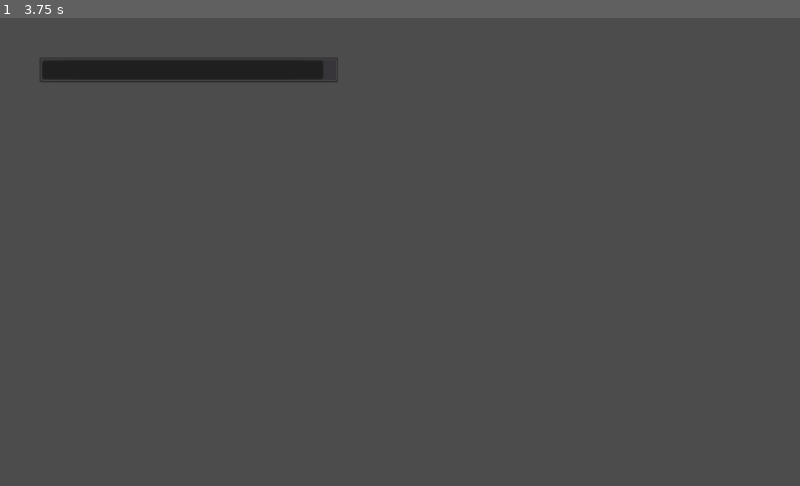
Above: before the commit, frame 1.
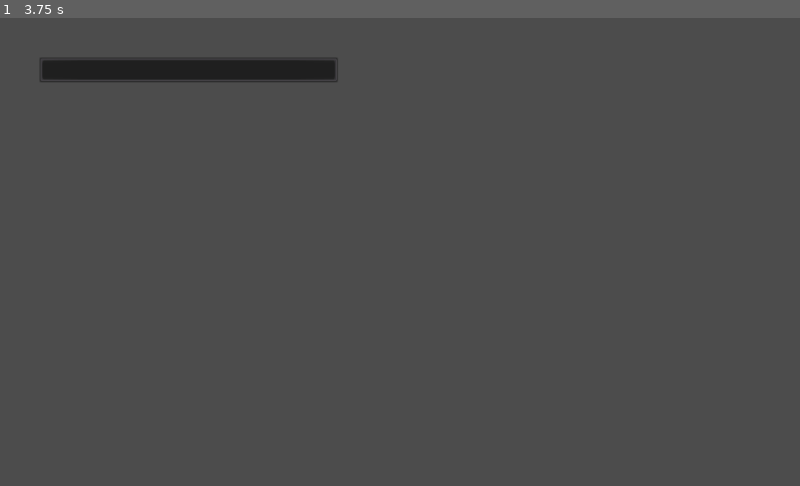
Above: after the commit, the same moment.

Repository: bosskab123/godot-wild-jam-36
Game: Godot game, scene res://scenes/tests/Temp.tscn
Two runs of this game, one before a commit and one after it. Both use one fixed random seed, a clock stepped at 60 frames per second and the inputs below. This scene is started directly instead of the project's main scene.
Inputs:
- Up to frame 1 (3.75 s): tap Enter at 0.5, 2, 3.5 s; hold D (move_right) 0.53-2.03 s; tap W (jump) at 0.77, 1.52, 3.02 s; tap Space at 1.25, 2.75 s; hold A (move_left) 2.03-2.78 s; hold D (move_right) from 2.78 s (still down)

The runs differ from the first frame. In frame 1, less than 0.1% of the frame differs, in the area x 40-42%, y 9-13%.

Commit message:
[WIP] implement apple

Diff:
--- /dev/null
+++ b/scenes/items/Apple.gd
@@ -0,0 +1,27 @@
+extends Area2D
+
+onready var player: Player = get_tree().get_root().find_node("Player",true,false) as Player
+
+var GOOD_APPLE_ENERGY: float = 40
+var BAD_APPLE_ENERGY: float = -40
+var energy: float = GOOD_APPLE_ENERGY
+var REDUCED_SIZE_FACTOR: float = 0.75
+
+func _on_Apple_body_entered(body):
+	match body.name:
+		"Player":
+			player_eat_Apple()
+		"Worm":
+			worm_eat_Apple()
+		_:
+			print("Unexpected body enter apple:" + body.name)
+
+func player_eat_Apple():
+	if player:
+		player.energy += energy
+	self.queue_free()
+
+func worm_eat_Apple():
+	energy = BAD_APPLE_ENERGY
+	self.scale *= REDUCED_SIZE_FACTOR
+	# Change sprite
--- /dev/null
+++ b/scenes/items/Apple.tscn
@@ -0,0 +1,14 @@
+[gd_scene load_steps=3 format=2]
+
+[ext_resource path="res://scenes/items/Apple.gd" type="Script" id=1]
+
+[sub_resource type="CircleShape2D" id=1]
+
+[node name="Apple" type="Area2D"]
+scale = Vector2( 3, 3 )
+script = ExtResource( 1 )
+
+[node name="CollisionShape2D" type="CollisionShape2D" parent="."]
+shape = SubResource( 1 )
+
+[connection signal="body_entered" from="." to="." method="_on_Apple_body_entered"]
--- a/scenes/obstacles/Mud.gd
+++ b/scenes/obstacles/Mud.gd
@@ -3,7 +3,7 @@
 export(float) var SLOW_X_FACTOR = 0.6
 export(float) var SLOW_Y_FACTOR = 0.95
 var player_on_mud: bool = false
-onready var player = get_tree().get_root().find_node("Player",true,false)
+onready var player = get_tree().get_root().find_node("Player",true,false) as Player
 
 func _on_Mud_body_entered(body):
 	if body.name == "Player":
@@ -15,6 +15,6 @@
 
 func _process(delta):
 	if player_on_mud == true:
-		if player != null:
+		if player:
 			player.move_vector.x *= SLOW_X_FACTOR
 			player.move_vector.y *= SLOW_Y_FACTOR
--- a/scenes/obstacles/Spring.gd
+++ b/scenes/obstacles/Spring.gd
@@ -1,8 +1,8 @@
 extends Area2D
 
 export(float) var SPRING_FORCE: float = 1000
-onready var player = get_tree().get_root().find_node("Player",true,false)
+onready var player = get_tree().get_root().find_node("Player",true,false) as Player
 
 func _on_Spring_body_entered(body):
-	if player != null:
+	if player:
 		player.move_vector += Vector2.UP * SPRING_FORCE
--- a/scenes/tests/Temp.tscn
+++ b/scenes/tests/Temp.tscn
@@ -1,8 +1,9 @@
-[gd_scene load_steps=5 format=2]
+[gd_scene load_steps=6 format=2]
 
 [ext_resource path="res://scenes/obstacles/Spring.tscn" type="PackedScene" id=1]
 [ext_resource path="res://scenes/Player.tscn" type="PackedScene" id=2]
 [ext_resource path="res://scenes/obstacles/Mud.tscn" type="PackedScene" id=3]
+[ext_resource path="res://scenes/items/Apple.tscn" type="PackedScene" id=4]
 
 [sub_resource type="RectangleShape2D" id=1]
 
@@ -13,8 +14,6 @@
 
 [node name="Player" parent="." instance=ExtResource( 2 )]
 position = Vector2( 547.435, 446.619 )
-MOVE_SPEED = null
-MAX_MOVE_SPEED = null
 
 [node name="Spring" parent="." instance=ExtResource( 1 )]
 position = Vector2( 635.857, 468.223 )
@@ -28,3 +27,6 @@
 
 [node name="Mud" parent="." instance=ExtResource( 3 )]
 position = Vector2( 768.839, 482.385 )
+
+[node name="Apple" parent="." instance=ExtResource( 4 )]
+position = Vector2( 920.159, 406.017 )
